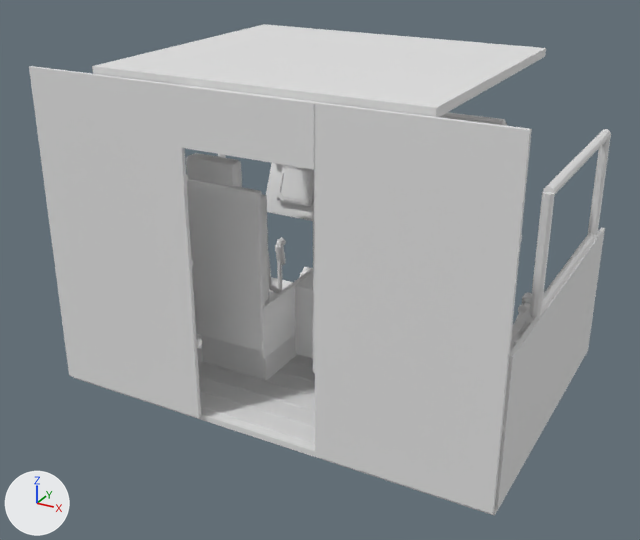
The glTF model assets/models/choppa/cockpit_mule.glb: old version first, new version second.
One viewpoint serves both versions: a 50 mm lens placed at (1.52, -3.63, 1.32), pointed at (-0.47, -0.01, -0.49). Every picture has the same lights, and +X, +Y and +Z are marked at lower left. The older version comes first. Vertices at exactly the same position are counted once.

The scene before the commit, as lines of its bpy script (objects in view):
```python
me_cube = bpy.data.meshes.new('Cube')
me_cube.from_pydata(...)  # 22279 vertices, 41380 faces; spans x -1.58..0.74, y -0.74..0.85, z -1.14..0.58
me_cube.materials.append(mat_paint)  # white #e7e7e7
me_cube.materials.append(mat_metal)  # white #e7e7e7
me_cube.materials.append(mat_dark)  # white #e7e7e7
me_cube.materials.append(mat_screen)  # white #e7e7e7
me_cube.materials.append(mat_lamp_off)  # white #e7e7e7
me_cube.materials.append(mat_brass)  # white #e7e7e7
me_cube.materials.append(mat_hazard)  # white #e7e7e7
me_cube.materials.append(mat_placard)  # white #e7e7e7
me_cube.materials.append(mat_rubber)  # white #e7e7e7
me_cube.materials.append(mat_fabric)  # white #e7e7e7
me_tube_019 = bpy.data.meshes.new('tube.019')
me_tube_019.from_pydata(...)  # 260 vertices, 468 faces; spans x -1.57..0.73, y -0.32..1.03, z -0.35..0.23
me_tube_019.materials.append(mat_paint)  # white #e7e7e7
ob_frame = bpy.data.objects.new('frame', me_tube_019)
ob_frame.location = (0.0, 0.0, 0.0)
ob_shell = bpy.data.objects.new('shell', me_cube)
ob_shell.location = (0.0, 0.0, 0.0)
```
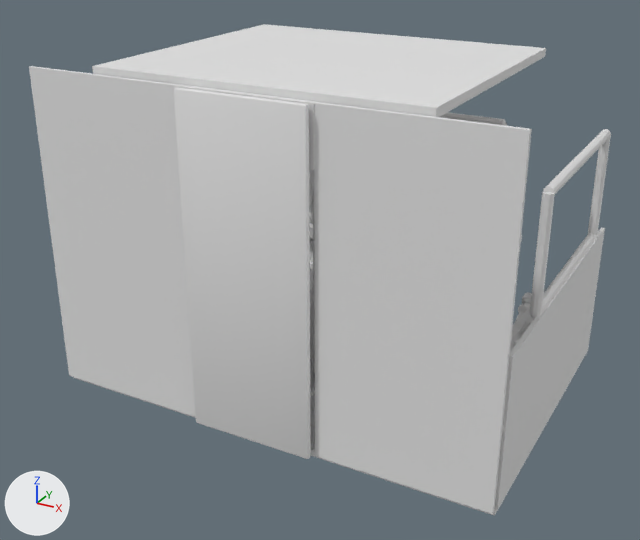
Pixel boxes (x1, y1, x2, y2) of what changed, in the pictures (640 x 540 px):
```json
{"part": 1, "of": "me_cube", "change": "added", "after": [309, 220, 313, 270], "on screen": "mostly hidden"}
{"part": 2, "of": "me_cube", "change": "added", "after": [309, 223, 313, 238], "on screen": "mostly hidden"}
{"part": 3, "of": "me_cube", "change": "added", "after": [174, 87, 311, 459]}
```

Edits to the scene script, one JSON object a line:
```json
{"block": "me_cube", "where": "# used by ob_shell; location = (0.0, 0.0, 0.0)"}
{"op": "remove", "block": "me_cube", "code": "me_cube.from_pydata(...)  # 22279 vertices, 41380 faces; spans x -1.58..0.74, y -0.74..0.85, z -1.14..0.58"}
{"op": "add", "block": "me_cube", "code": "me_cube.from_pydata(...)  # 22399 vertices, 41584 faces; spans x -1.58..0.74, y -0.77..0.85, z -1.14..0.58"}
{"block": "me_cube", "change": "me_cube part 1: a new loose piece, a box spanning x -1.19..0.35, y 0.573..0.613, z -1.05..-0.473, in mat_paint (white #e7e7e7)"}
{"block": "me_cube", "change": "me_cube part 2: a new loose piece, a box spanning x -1.02..0.18, y 0.513..0.573, z -0.563..-0.503, in mat_dark (white #e7e7e7)"}
{"block": "me_cube", "change": "me_cube part 3: the loose piece of 56 vertices spanning x -1.12..-0.56, y -0.43..-0.39, z -0.79..0.03 is copied, and the copy is scaled about its middle by (1.11, 0.674, 1.96), then moved by (0.42, -0.35, 0.13); it spans x -0.73..-0.11, y -0.77..-0.75, z -1.05..0.55"}
{"block": "me_cube", "change": "other edits to the shape of me_cube do not show in these pictures"}
```
